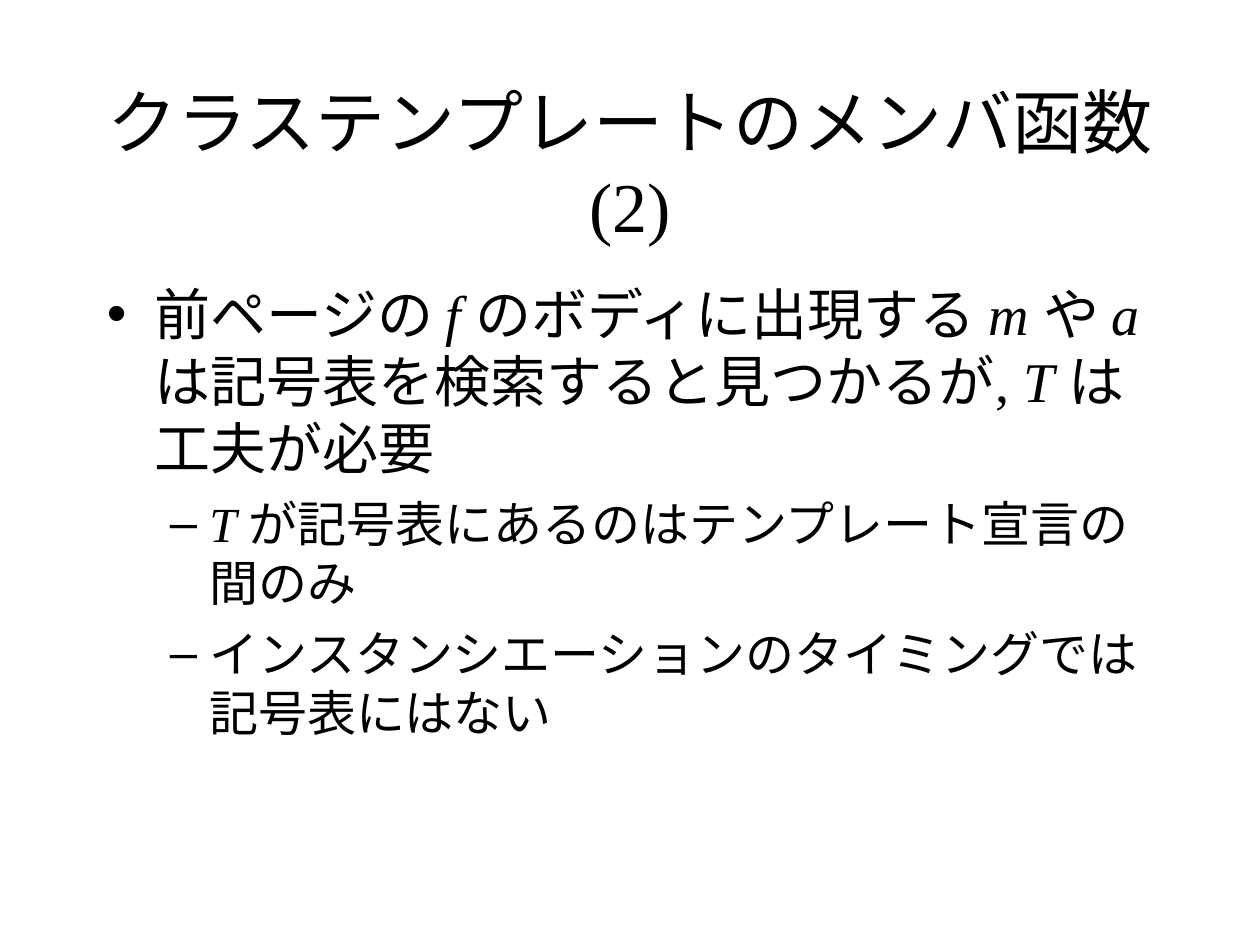
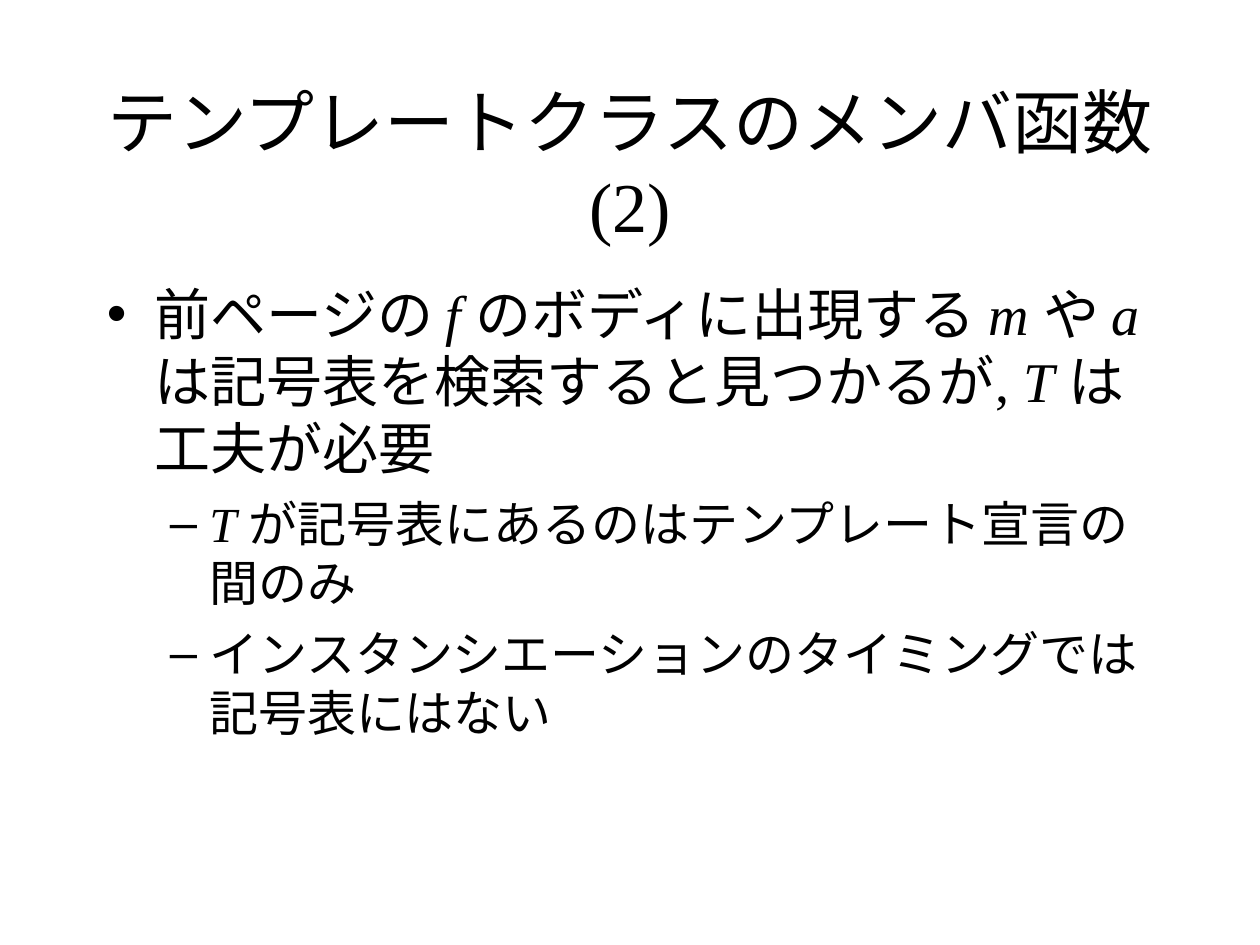
Before and after one commit to KeiHasegawa/cxx_doc, a slide deck: slide 7 of 14_template_parse.ppt. Drawn at 1260x945 pixels with LibreOffice and Linux fonts; fonts in the diff are those of the drawing. Boxes give left, top, right and bottom in pixels: in the first picture for what was removed or moved away, otherwise in the second. Text is boxed around its words. In the diff, an @@ line names an element or a change of style, - is before the commit and + after.

```diff
--- a/14_template_parse.ppt
+++ b/14_template_parse.ppt
@@ title at [107, 89, 1152, 245]: text changed @@
-クラステンプレートのメンバ函数(2)
+テンプレートクラスのメンバ函数(2)
```
Also in this commit, not shown: 3 other slides changed, 3 other files.
